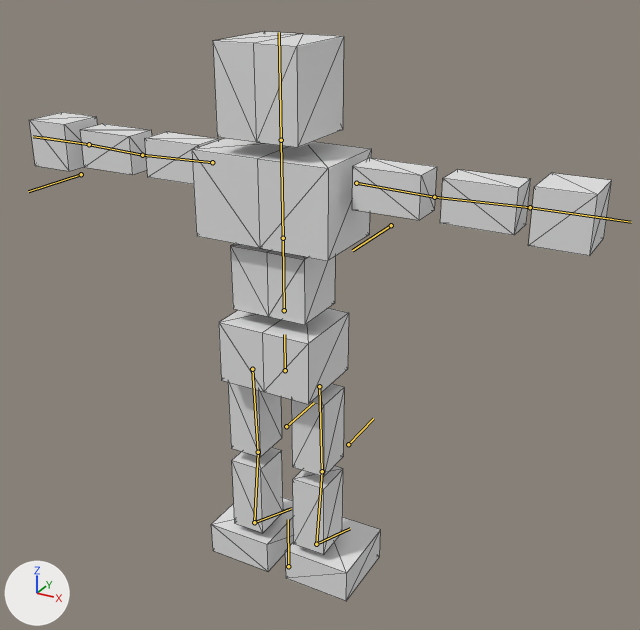
What one commit did to the glTF model BrowserGame/public/models/animateblend2.glb.
Both versions are drawn from a 50 mm lens placed at (10.12, -16.64, 11.17), pointed at (0.42, 1.01, 2.35). Lighting does not change. The marker at lower left points along +X, +Y and +Z. The bones that bend it are drawn over the model as lines. Mesh edges are drawn as thin lines.

The first picture shows '立方体'.
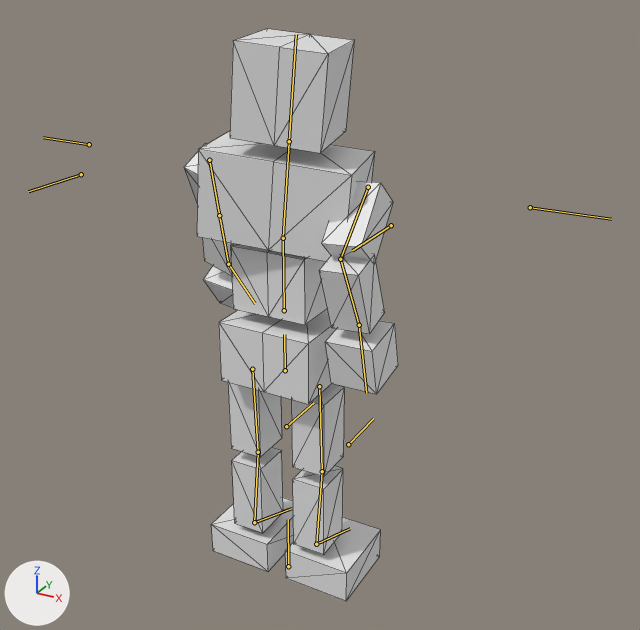
The newer file adds an action. The first version stands in its rest pose; the second is drawn at frame 6 of the action '3_chest.run'.

Where the change shows, as pixel boxes (x1, y1, x2, y2) in the pictures (640 x 630 px):
'立方体', posed (63% narrower): before (29, 31, 612, 601); after (184, 29, 398, 601)
bone 'chest', root to tip: before (283, 238) to (281, 140); after (283, 238) to (289, 141)
bone 'upper arm.R', root to tip: before (212, 162) to (142, 155); after (209, 160) to (219, 215)
bone 'forearm.R', root to tip: before (142, 155) to (89, 144); after (219, 215) to (228, 264)
bone 'hand.R', root to tip: before (89, 144) to (33, 136); after (228, 264) to (255, 303)
bone 'upper arm.L', root to tip: before (356, 183) to (434, 197); after (368, 187) to (340, 259)
bone 'forearm.L', root to tip: before (434, 197) to (530, 207); after (340, 259) to (359, 325)
bone 'hand.L', root to tip: before (530, 207) to (631, 222); after (359, 325) to (366, 393)

The change in detail:
Bone 'chest' (bone_chest) turns from (0, 0, 0) to (0, 12, -5) degrees about its own x, y and z.
Bone 'upper arm.R' (bone_upper_arm_r) turns from (0, 0, 0) to (-32, 21, 79) degrees about its own x, y and z.
Bone 'forearm.R' (bone_forearm_r) turns from (0, 0, 0) to (13, 0, 0) degrees about its own x, y and z.
Bone 'hand.R' (bone_hand_r) turns from (0, 0, 0) to (-16, 0, 13) degrees about its own x, y and z.
Bone 'upper arm.L' (bone_upper_arm_l) turns from (0, 0, 0) to (52, 5, -80) degrees about its own x, y and z.
Bone 'forearm.L' (bone_forearm_l) turns from (0, 0, 0) to (-60, -1, -1) degrees about its own x, y and z.
Bone 'hand.L' (bone_hand_l) turns from (0, 0, 0) to (5, 1, -2) degrees about its own x, y and z.
